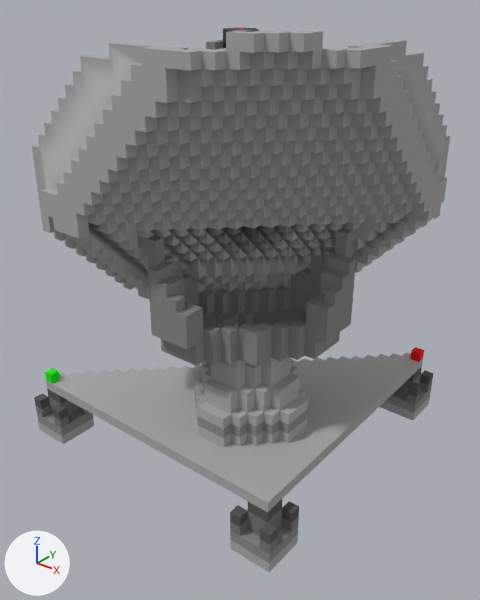
One commit to the OBJ model assets/lobby/very_large_antenna/very_large_array_antenna_v1.obj: the scene before it, then after it.
Rendered twice from a camera (50 mm lens) standing at (3.42, -4.35, 4.28) and looking at (-0.08, 0.03, 1.57). Lighting does not change. The marker at lower left points along +X, +Y and +Z. Where no turn or scale is listed for an object, it has been applied to the vertices. Vertices at the same position are counted once.

In view in the first picture: 'Untitled'.
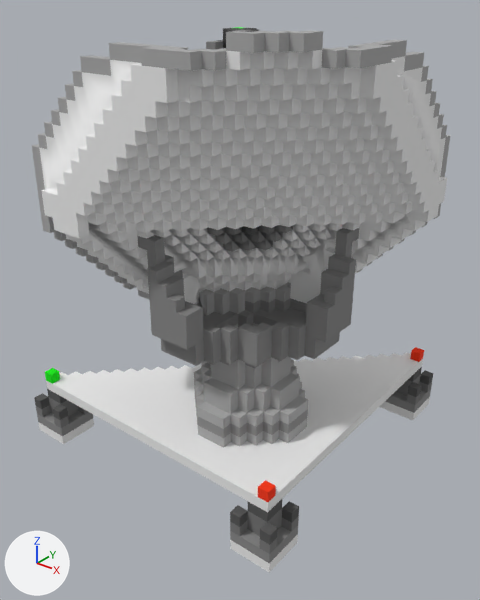
Edits to the bpy script that builds the scene:
```text
Change me_untitled:
    used by ob_untitled; location = (0.0, 0.0, 0.0)
    remove me_untitled.from_pydata(...)  # 3441 vertices, 8206 faces; spans x -1.8..1.4, y -1.4..1.8, z 0.0..4.0
    add me_untitled.from_pydata(...)  # 3502 vertices, 8352 faces; spans x -1.8..1.4, y -1.4..1.8, z 0.0..4.0
    me_untitled part 1: 3 vertices removed from x -0.5..0.6, y -0.6..0.3, z 1.6..2.1; 26 vertices added at x -0.7..0.7, y -0.7..0.7, z 1.5..2.0
    me_untitled part 2: 29 vertices added at x -0.9..1.3, y -1.3..0.9, z 3.1..3.7
    me_untitled part 3: 7 vertices added at x 1.0..1.1, y -1.1..-1.0, z 0.6..0.7
    me_untitled part 4: 4668 kept faces spanning x -1.8..1.4, y -1.4..1.8, z 0.0..3.9 get new texture (UV) coordinates
```

Pixel boxes (x1, y1, x2, y2) of what changed, in the pictures (480 x 600 px):
part 1 of me_untitled, built on
    before: (165, 245, 323, 295)
    after: (145, 255, 326, 329)
part 2 of me_untitled, added
    after: (38, 56, 446, 189)
part 3 of me_untitled, added
    after: (52, 353, 422, 512)
part 4 of me_untitled, surface changed
    both: (38, 27, 447, 572)
